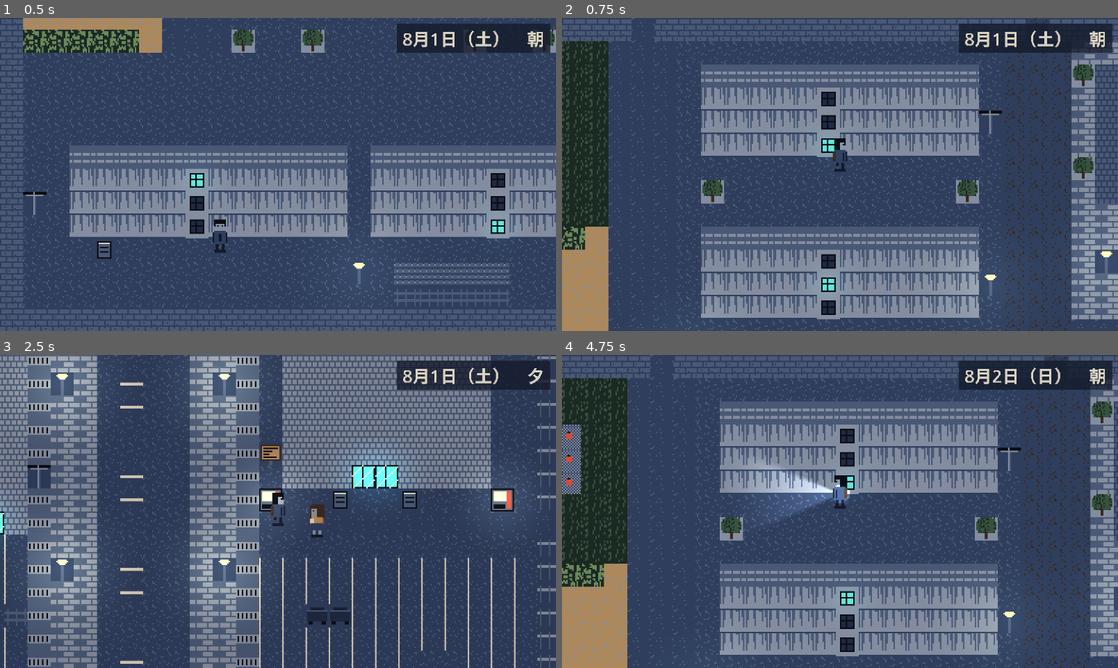
Above: before the commit, frames 1-4 (two rows, left to right).
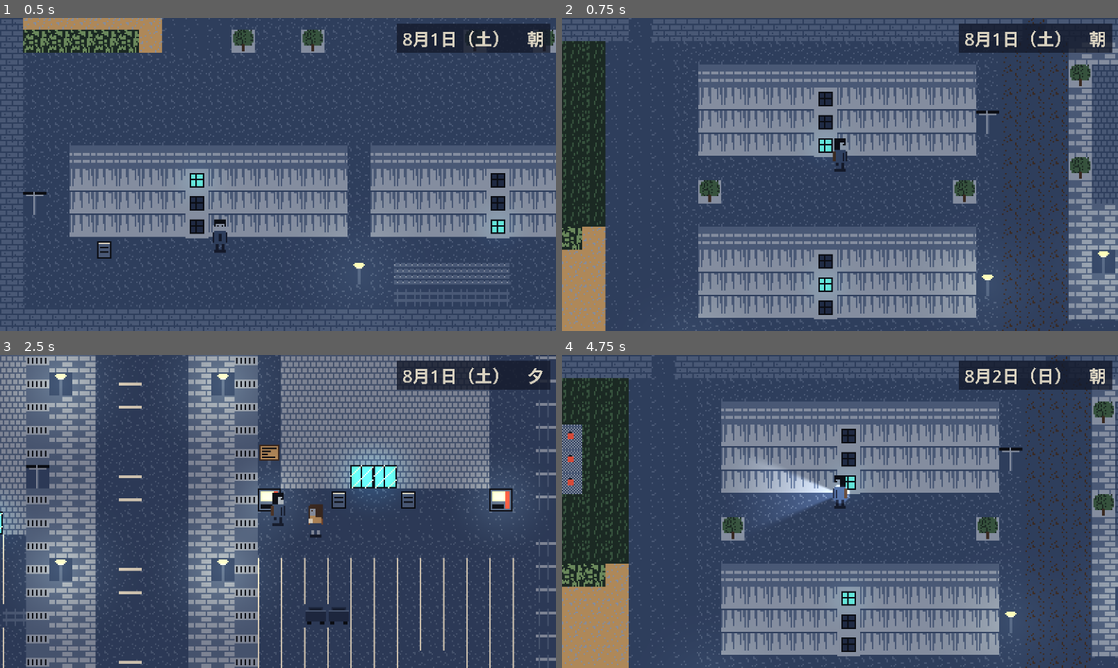
Above: after the commit, the same moments.

Repository: kijima-masaru/Ano-natsu-no-hyaku-ki-yak-
Game: Godot game, scene res://scenes/debug/playtest_driver.tscn
The game is run twice, just before and just after one commit, with the same random seed, the same clock (stepped at 60 frames per second) and the same inputs. This scene is started directly instead of the project's main scene.
Inputs (mouse positions are in pixels of both pictures, inside the frame that each line leads up to):
- Up to frame 1 (0.5 s): no input
- Up to frame 2 (0.75 s): tap Enter (ui_accept) at 0.5 s; move the mouse to (962, 158) at 0.52 s; hold D (move_right) from 0.53 s (still down); hold F (flashlight) from 0.53 s (still down); click (962, 158) at 0.67 s
- Up to frame 3 (2.5 s): tap Enter (ui_accept) at 0.77, 1.52 s; move the mouse to (166, 527) at 1.27 s; release D (move_right) at 1.28 s; release F (flashlight) at 1.28 s; hold S (move_down) 1.28-2.03 s; tap Z (interact) at 1.35 s; move the mouse to (333, 442) at 2.02 s; hold D (move_right) from 2.03 s (still down); hold N (open_notebook) from 2.03 s (still down)
- Up to frame 4 (4.75 s): move the mouse to (812, 574) at 2.77 s; release D (move_right) at 2.78 s; release N (open_notebook) at 2.78 s; hold W (move_up) 2.78-3.53 s; tap Shift (sneak) at 2.85 s; click (812, 574) at 2.92 s; tap Enter (ui_accept) at 3.02, 3.77, 4.52 s; move the mouse to (1006, 558) at 3.52 s; hold F (flashlight) 3.53-4.28 s; hold A (move_left) from 3.53 s (still down); move the mouse to (673, 464) at 4.27 s; tap Z (interact) at 4.35 s

Frame 1 is identical in both runs. In frame 2, 20% of the frame differs, in the area x 0-100%, y 0-100%; in frame 3, 19%; in frame 4, 19%.

Commit message:
balance(time): 歩行速度 56 → 64 px/s、8/16〜28 の必要 P を 5 → 4
目標プレイ時間 2 時間〜3 時間半（T2）に合わせる。歩行が支配的なので速度を約 13% 上げ、
第二幕の自由日の必要 P を 1 減らす。ドライバの歩行推定は Player.WALK_SPEED を参照する。

Co-Authored-By: Claude Fable 5.1 <noreply@anthropic.com>
Claude-Session: https://claude.ai/code/session_012m8V77zujmRXRRP5JutGJS

Diff:
--- a/data/schedule.json
+++ b/data/schedule.json
@@ -359,7 +359,7 @@
       "title": "調査 7 日目",
       "opening_event": null,
       "advance_condition": {
-        "points": 5
+        "points": 4
       },
       "set_flags_on_start": [
         "companion_on"
@@ -388,7 +388,7 @@
       "title": "調査 8 日目",
       "opening_event": null,
       "advance_condition": {
-        "points": 5
+        "points": 4
       },
       "available_fields": [
         "F12",
@@ -471,7 +471,7 @@
       "title": "調査 9 日目",
       "opening_event": null,
       "advance_condition": {
-        "points": 5
+        "points": 4
       },
       "available_fields": [
         "F12",
@@ -501,7 +501,7 @@
       "title": "調査 10 日目",
       "opening_event": null,
       "advance_condition": {
-        "points": 5
+        "points": 4
       },
       "available_fields": [
         "F12",
@@ -531,7 +531,7 @@
       "title": "調査 11 日目",
       "opening_event": null,
       "advance_condition": {
-        "points": 5
+        "points": 4
       },
       "available_fields": [
         "F12",
@@ -680,7 +680,7 @@
       "title": "調査 12 日目",
       "opening_event": null,
       "advance_condition": {
-        "points": 5
+        "points": 4
       },
       "available_fields": [
         "F12",
@@ -711,7 +711,7 @@
       "title": "調査 13 日目",
       "opening_event": null,
       "advance_condition": {
-        "points": 5
+        "points": 4
       },
       "set_flags_on_end": [
         "flag_yakushi_open"
--- a/scripts/actors/player.gd
+++ b/scripts/actors/player.gd
@@ -8,7 +8,7 @@
 signal interaction_requested(target: Node)
 signal facing_changed(facing: Vector2i)
 
-const WALK_SPEED: float = 56.0
+const WALK_SPEED: float = 64.0
 const SNEAK_SPEED: float = 26.0
 const ACCELERATION: float = 320.0
 const DECELERATION: float = 480.0
--- a/scripts/tools/playtest/driver_play.gd
+++ b/scripts/tools/playtest/driver_play.gd
@@ -5,6 +5,7 @@
 ## 進行不能（can_advance にならない）日を BLOCKER として記録する。移動は瞬間移動（SceneRouter.go_to）で代替する。
 
 const MAIN_SCENE: String = "res://scenes/main.tscn"
+const PLAYER_SCRIPT: Script = preload("res://scripts/actors/player.gd")
 const MAX_INTERACTIONS_PER_ID: int = 3
 const MAX_SWEEPS_PER_DAY: int = 3
 const SETTLE_FRAMES_MAX: int = 2400
@@ -236,7 +237,7 @@
 
 func _walk_seconds(from: Vector2, to: Vector2) -> float:
 	var d: float = absf(to.x - from.x) + absf(to.y - from.y)
-	return d / 56.0
+	return d / PLAYER_SCRIPT.WALK_SPEED
 
 
 func _sleep_home(day: int) -> void:
